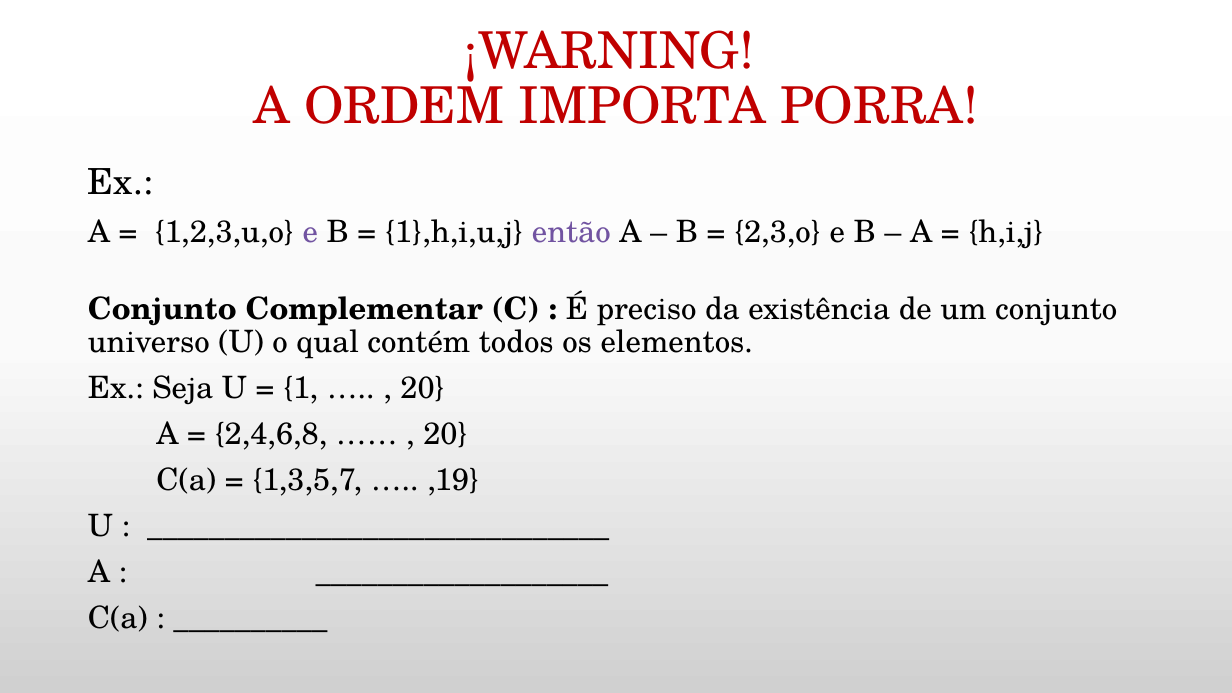
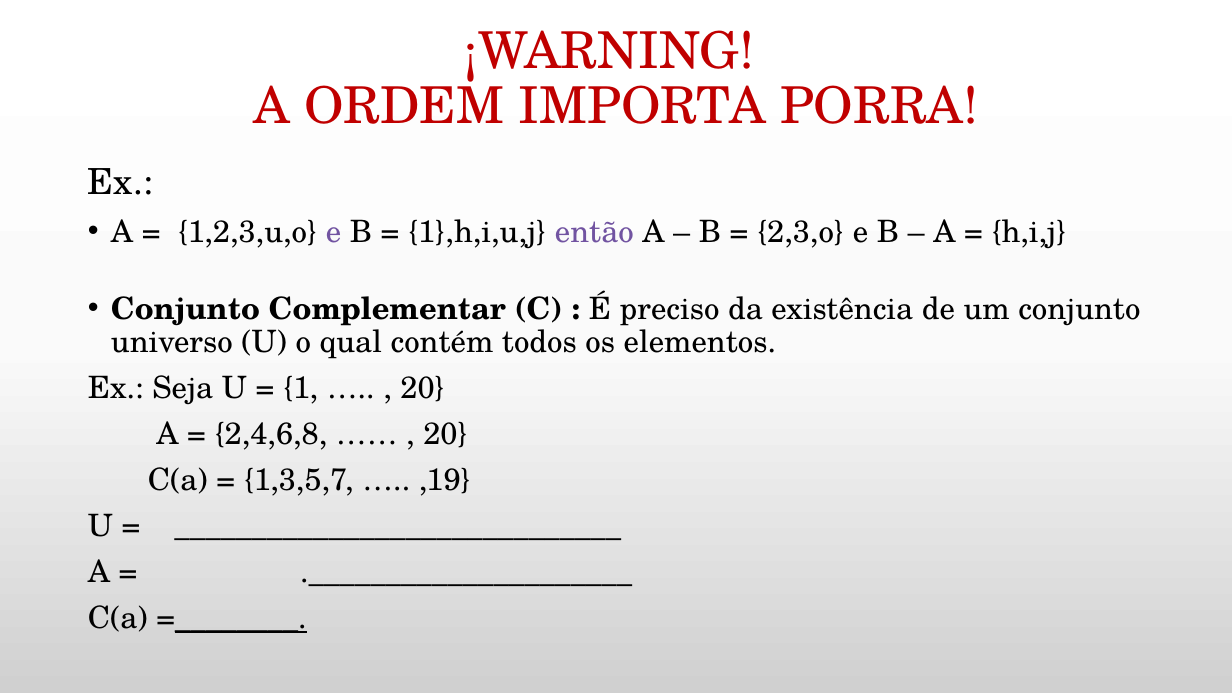
Before and after one commit to daniellygj/Fatec, a slide deck: slide 7 of 1º semestre/Revisões by danny/Revisão de Matemática Discreta.pptx. Drawn at 1232x693 pixels with LibreOffice and Linux fonts; fonts in the diff are those of the drawing; background and template pictures are left out. Boxes give left, top, right and bottom in pixels: in the first picture for what was removed or moved away, otherwise in the second. Text is boxed around its words. In the diff, an @@ line names an element or a change of style, - is before the commit and + after.

```diff
--- a/1º semestre/Revisões by danny/Revisão de Matemática Discreta.pptx
+++ b/1º semestre/Revisões by danny/Revisão de Matemática Discreta.pptx
@@ text at [111, 219, 1140, 359]: bullet none to • @@
@@ text at [88, 513, 148, 632]: text changed @@
-U : ______________________________
-A : ___________________
-C(a) : __________
+U = _____________________________
+A = ._____________________
+C(a) =________.
```
Also in this commit, not shown: 12 other slides changed.
